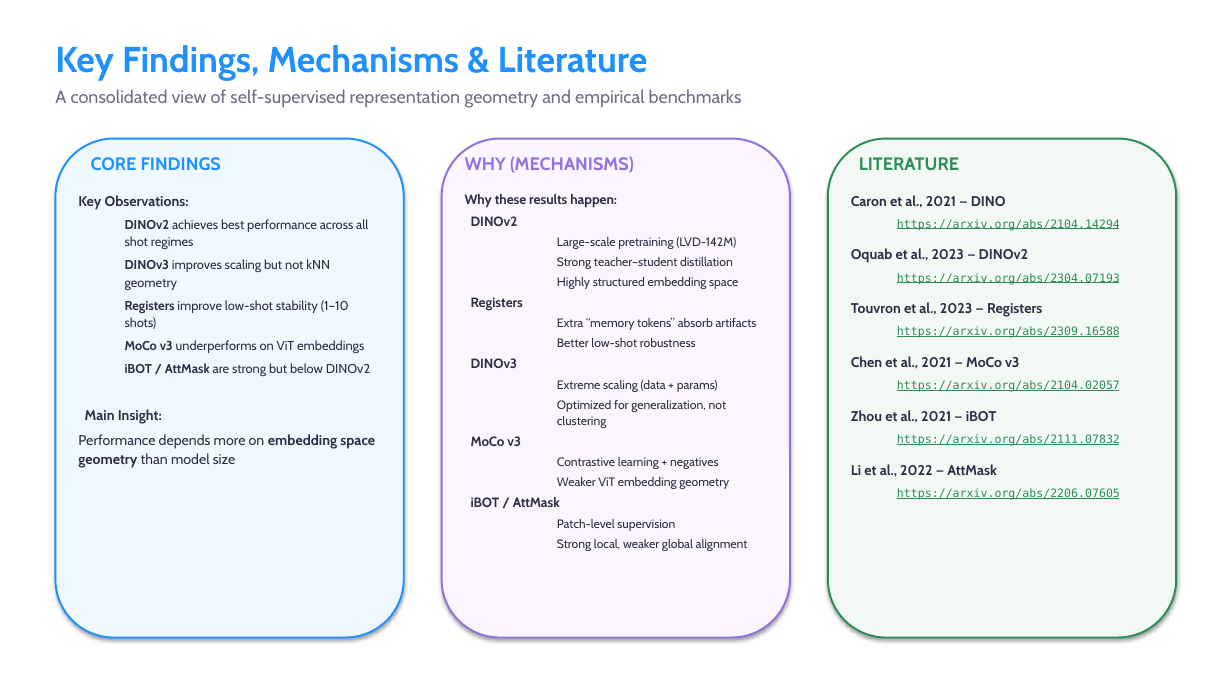
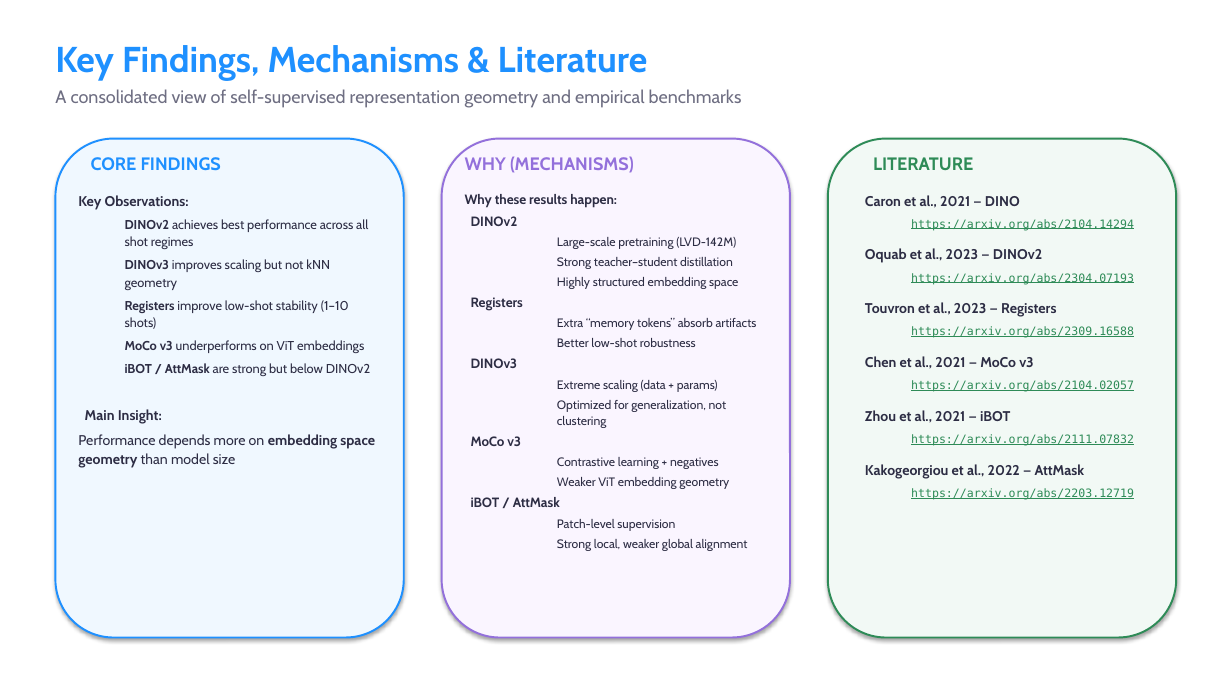
Before and after one commit to kostismatz/ssl-knn-fewshot, a slide deck: slide 14 of presentation.pptx. Drawn at 1232x693 pixels with LibreOffice and Linux fonts; fonts in the diff are those of the drawing. Boxes give left, top, right and bottom in pixels: in the first picture for what was removed or moved away, otherwise in the second. Text is boxed around its words. In the diff, an @@ line names an element or a change of style, - is before the commit and + after.

```diff
--- a/presentation.pptx
+++ b/presentation.pptx
@@ text "LITERATURE": place and size @@
-text "LITERATURE" at bbox=[851, 157, 1120, 500]
+text "LITERATURE" at bbox=[865, 157, 1134, 500]
@@ text at bbox=[865, 464, 1134, 500]: text changed @@
-Li et al., 2022 — AttMask
-  https://arxiv.org/abs/2206.07605
+Kakogeorgiou et al., 2022 — AttMask
+  https://arxiv.org/abs/2203.12719
```
Also in this commit, not shown: 4 other files.
